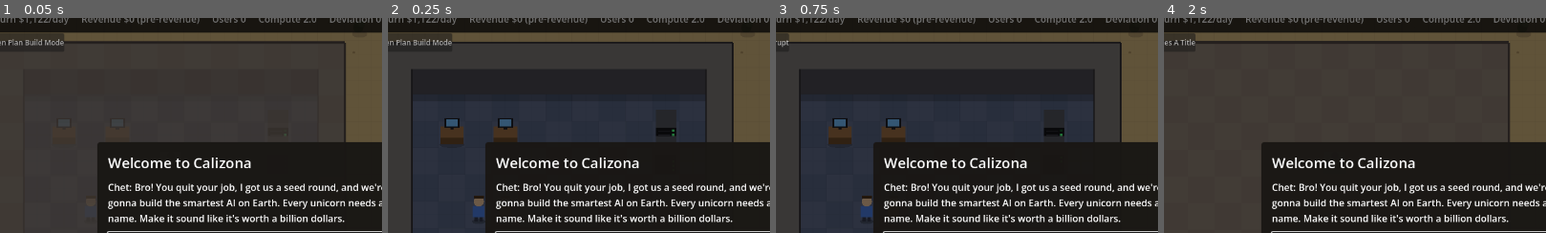
Above: before the commit, frames 1-4 (left to right).
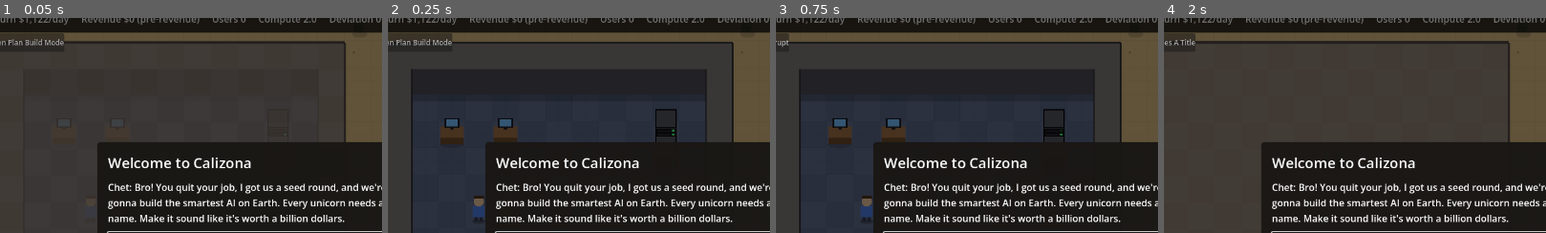
Above: after the commit, the same moments.

Repository: noahmvanderpol-source/AiTycoon
Game: Godot game, scene res://scenes/main.tscn
The game is run twice, just before and just after one commit, with the same random seed, the same clock (stepped at 60 frames per second) and the same inputs.
Inputs (mouse positions are % of the whole screen's width and height, from its top left):
- Up to frame 1 (0.05 s): no input
- Up to frame 2 (0.25 s): no input
- Up to frame 3 (0.75 s): click (50, 56) at 0.52 s; type "Alex" at 0.6 s
- Up to frame 4 (2 s): click "||" at 1.25 s
The pictures show only the part of the screen within x 17-67%, y 4-54%; the shares and areas given below are measured in that part.

The runs differ from the first frame. In frame 2, 0.1% of the frame differs, in the area x 70-76%, y 42-58%; in frame 3, 0.1%; in frame 4, nothing differs.

Commit message:
Unpowered machines stop and show a lightning bolt; outline racks so tiers don't blend
Power goes to machines in order (coolers first, then racks and rigs in build
order). A machine either gets its full draw or nothing: unpowered racks make
no compute or heat, unpowered coolers don't cool, and each shows a blinking
lightning bolt plus a 'No power!' tooltip line. Racks get outlined faces and
tier-tinted bodies so one in front doesn't merge into the one behind.

Co-Authored-By: Claude Opus 5.5 (1M context) <noreply@anthropic.com>
Claude-Session: https://claude.ai/code/session_01G8aSrW8JGDrgBvunMddWTZ

Diff:
--- a/scripts/main.gd
+++ b/scripts/main.gd
@@ -370,6 +370,7 @@
 var power_label: Label
 var build_cat := "structure"  # which build category's tools the build bar shows
 var power_ratio := 1.0  # share of demand covered last step
+var unpowered := {}  # machines left without power last step: Vector3i(x, y, layer), layer 0 floor, 1 roof, 2 wall
 var power_bill := 0  # yesterday's fuel and grid bill
 var _power_cost := 0.0  # today's so far
 var _power_step := 0  # step of the day, 0 = midnight
@@ -1562,13 +1563,14 @@
 
 
 func _rack_output(t: Vector2i) -> float:
-	return clampf(1.0 - (_temp(t) - RACK_SAFE_TEMP) * RACK_THROTTLE, RACK_MIN_OUTPUT, 1.0) * power_ratio \
+	return clampf(1.0 - (_temp(t) - RACK_SAFE_TEMP) * RACK_THROTTLE, RACK_MIN_OUTPUT, 1.0) * (0.0 if not _powered(t) else 1.0) \
 		* (1.0 + _research_bonus("compute"))
 
 
 # Compute is spent in this order: red-team rigs, then whatever the AI hides at 75%, then training.
 func _redteam_compute() -> float:
-	return minf(objects.values().count("redteam") * REDTEAM_COMPUTE, _compute_per_day())
+	var rigs := objects.keys().filter(func(r): return objects[r] == "redteam" and _powered(r)).size()
+	return minf(rigs * REDTEAM_COMPUTE, _compute_per_day())
 
 
 func _training_compute() -> float:
@@ -1987,11 +1989,28 @@
 # --- Power and pollution ----------------------------------------------------
 
 func _power_demand() -> float:
-	var kw := _rack_sum("power") * RACK_KW * (1.0 + _research_bonus("rack_power"))
+	var kw := 0.0
+	for m in _machines():
+		kw += m[1]
+	return kw
+
+
+# Everything that draws power, in the order it gets fed: coolers first, then racks and rigs
+# in the order they were built. [Vector3i(x, y, layer), kW]
+func _machines() -> Array:
+	var out := []
 	for c in _coolers():
-		kw += COOLERS[c[1]].power
-	kw += objects.values().count("redteam") * REDTEAM_KW
-	return kw
+		out.append([Vector3i(c[0].x, c[0].y, c[2]), COOLERS[c[1]].power])
+	for t in objects:
+		if RACKS.has(objects[t]):
+			out.append([Vector3i(t.x, t.y, 0), RACKS[objects[t]].power * RACK_KW * (1.0 + _research_bonus("rack_power"))])
+		elif objects[t] == "redteam":
+			out.append([Vector3i(t.x, t.y, 0), REDTEAM_KW])
+	return out
+
+
+func _powered(t: Vector2i, layer := 0) -> bool:
+	return not unpowered.has(Vector3i(t.x, t.y, layer))
 
 
 func _tick_power() -> void:
@@ -2035,12 +2054,20 @@
 		var i: int = c.y * GRID_W + c.x
 		smog[i] = minf(smog[i] + out * h * g.smog, 100.0)
 	power_ratio = 1.0 if demand <= 0.0 else clampf(1.0 - need / demand, 0.0, 1.0)
+	# A machine either gets its full draw or nothing: hand the supply out in order.
+	var left := demand - need + 0.001
+	unpowered.clear()
+	for m in _machines():
+		if m[1] <= left:
+			left -= m[1]
+		else:
+			unpowered[m[0]] = true
 	power_stats = {"demand": demand, "solar": used_solar, "grid": grid, "battery": from_bat, "gens": made}
 	_spread_smog()
-	if power_ratio < 0.99 and not _power_warned:
+	if not unpowered.is_empty() and not _power_warned:
 		_power_warned = true
-		_chet("Bro, we're browning out. Racks and ACs are running at %d%%. Build more generators: Build (B), Power tab." % int(power_ratio * 100.0))
-	elif power_ratio >= 0.99:
+		_chet("Bro, we're browning out. %d machine%s got no power, look for the lightning bolts. Build more generators: Build (B), Power tab." % [unpowered.size(), "" if unpowered.size() == 1 else "s"])
+	elif unpowered.is_empty():
 		_power_warned = false
 	if not _smog_warned and _pollution() > 50:
 		_smog_warned = true
@@ -2100,9 +2127,9 @@
 	var out := []
 	for t in roof_objects:
 		if COOLERS.has(roof_objects[t]):
-			out.append([t, roof_objects[t]])
+			out.append([t, roof_objects[t], 1])
 	for t in window_objects:
-		out.append([t, window_objects[t]])
+		out.append([t, window_objects[t], 2])
 	return out
 
 
@@ -2127,11 +2154,11 @@
 	added.fill(0.0)
 	for t in objects:
 		if RACKS.has(objects[t]) and room_of.has(t):
-			added[room_of[t]] += RACK_HEAT * RACKS[objects[t]].heat * power_ratio * (1.0 + _research_bonus("rack_heat"))
+			added[room_of[t]] += RACK_HEAT * RACKS[objects[t]].heat * (0.0 if not _powered(t) else 1.0) * (1.0 + _research_bonus("rack_heat"))
 	for c in _coolers():
 		var t: Vector2i = c[0]
-		if COOLERS.has(c[1]) and room_of.has(t):
-			added[room_of[t]] -= COOLERS[c[1]].cooling * power_ratio * (1.0 + _research_bonus("cooling"))
+		if COOLERS.has(c[1]) and room_of.has(t) and _powered(t, c[2]):
+			added[room_of[t]] -= COOLERS[c[1]].cooling * (1.0 + _research_bonus("cooling"))
 	for i in buildings.size():
 		var bld: Dictionary = buildings[i]
 		var v: float = bld.temp + added[i] / maxi(bld.area, 1)
@@ -2377,11 +2404,15 @@
 					lines[0] += ' "%s"' % rack_names[t]
 				lines.append("Output: %d%%" % int(_rack_output(t) * 100.0))
 			lines.append_array(_effects(id))
+			if not _powered(t):
+				lines.append("No power! Build more generators.")
 		elif sub != "":
 			lines.append(_tool_by_id(sub).get("name", sub.capitalize()))
 		elif window_objects.has(t):
 			lines.append(COOLERS[window_objects[t]].name)
 			lines.append_array(_effects(window_objects[t]))
+			if not _powered(t, 2):
+				lines.append("No power! Build more generators.")
 		elif wall_tiles.has(t):
 			lines.append(_tool_by_id(wall_tiles[t]).name)
 			lines.append_array(_effects(wall_tiles[t]))
@@ -2498,6 +2529,7 @@
 				call("_draw_" + objects[item], Vector2(item) * TILE, item)
 	if _heat_view():
 		_draw_rack_temps()
+	_draw_unpowered()
 	if deviation >= 25.0 and RACKS.has(objects.get(hover, "")) and rack_names.has(hover) and view_level == 0:
 		var at := Vector2(hover) * TILE + Vector2(-34, -20)  # the name the AI gave this rack
 		draw_string_outline(ThemeDB.fallback_font, at, rack_names[hover], HORIZONTAL_ALIGNMENT_CENTER, TILE + 68, 12, 4, Color.BLACK)
@@ -2593,12 +2625,31 @@
 	draw_rect(Rect2(p + Vector2(9, -2), Vector2(14, 8)), Color(0.45, 0.75, 1.0))
 
 
+# A yellow lightning bolt next to every machine that got no power.
+func _draw_unpowered() -> void:
+	var blink := int(Time.get_ticks_msec() / 400) % 2 == 0
+	for k in unpowered:
+		var c := Vector2(k.x * TILE + TILE - 6, k.y * TILE - 18)
+		if k.z == 1:  # roof units sit up on the roof
+			c.y -= WALL_H
+		draw_circle(c, 7, Color(0.1, 0.1, 0.12, 0.85))
+		var bolt := PackedVector2Array([c + Vector2(1, -6), c + Vector2(-4, 1), c + Vector2(0, 1),
+			c + Vector2(-1, 6), c + Vector2(4, -1), c + Vector2(0, -1)])
+		draw_colored_polygon(bolt, Color(1.0, 0.85, 0.1) if blink else Color(1.0, 0.85, 0.1, 0.55))
+
+
 # Better tiers are taller, with a colored stripe and more blinking lights.
 func _draw_rack(p: Vector2, t: Vector2i) -> void:
 	var tier := ["rack", "rack_improved", "rack_advanced"].find(objects.get(t, "rack"))
 	var h := 22 + tier * 6
 	_ellipse(p + Vector2(18, 28), 14, 4, Color(0, 0, 0, 0.25))
-	_box(Rect2(p + Vector2(4, 8), Vector2(24, 22)), h, Color(0.32, 0.33, 0.37), Color(0.08, 0.08, 0.1))
+	var body: Color = [Color(0.32, 0.33, 0.37), Color(0.28, 0.33, 0.42), Color(0.3, 0.26, 0.38)][tier]
+	var base := Rect2(p + Vector2(4, 8), Vector2(24, 22))
+	_box(base, h, body, Color(0.08, 0.08, 0.1))
+	var edge := Color(0.02, 0.02, 0.03)
+	draw_rect(Rect2(base.position - Vector2(0, h), base.size), edge, false, 1.5)
+	draw_rect(Rect2(Vector2(base.position.x, base.end.y - h), Vector2(base.size.x, h)), edge, false, 1.5)
+	draw_line(Vector2(base.position.x, base.end.y - h), Vector2(base.end.x, base.end.y - h), body.lightened(0.35), 1.0)
 	if tier > 0:
 		var stripe := Color(0.3, 0.6, 1.0) if tier == 1 else Color(0.75, 0.4, 1.0)
 		draw_rect(Rect2(p + Vector2(4, 8 - h), Vector2(24, 3)), stripe)
